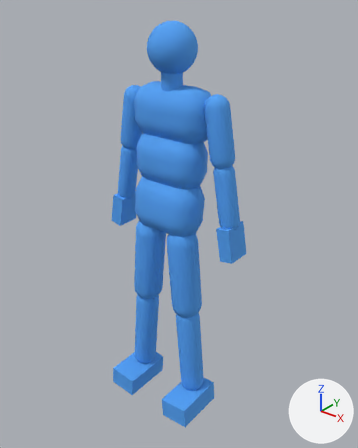
The FBX model newton-4.00/applications/media/walker.fbx: old version first, new version second.
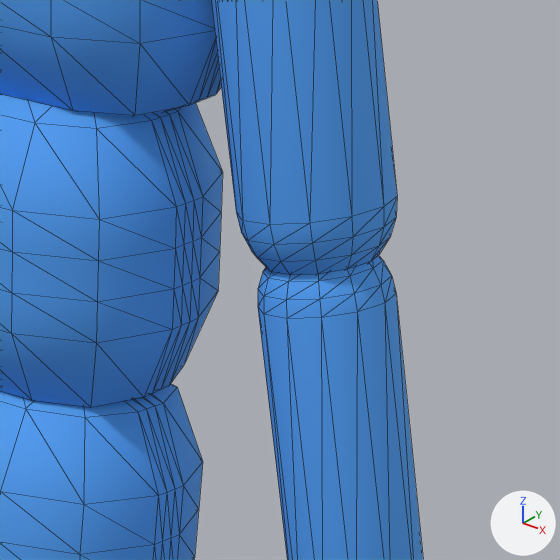
The first picture shows the older version from a 50 mm lens placed at (1.302, -1.573, 1.936), pointed at (0.036, 0.011, 0.955). The close-ups show both versions on the part from 48% to 73% of the width and 28% to 48% of the height of that picture; other places that the commit changed are outside them. Every picture has the same lights, and +X, +Y and +Z are marked at lower right. The close-ups show mesh edges as thin lines. Where no turn or scale is listed for an object, it has been applied to the vertices.

Names of what the first close-up shows: 'Capsule007', 'Capsule008', 'convexhull_0', 'convexhull_001', 'convexhull_002'.
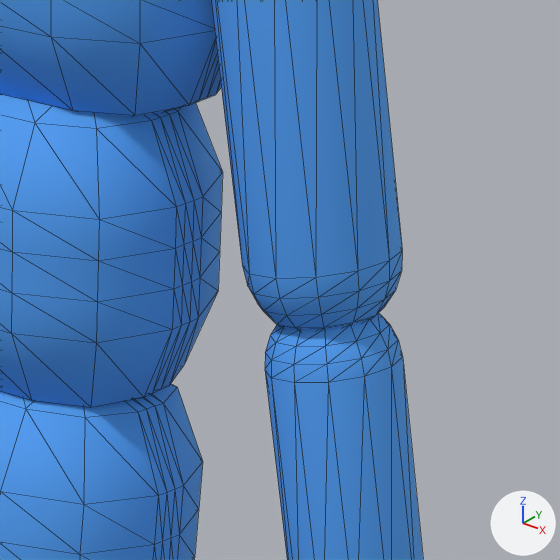
Location of each change, (x1, y1, x2, y2) in pixels of the close-ups (560 x 560 px):
'Capsule007', moved: before (211, 0, 397, 275); after (211, 0, 402, 331)
'Capsule008', reshaped: before (258, 255, 423, 560); after (265, 313, 423, 560)

What the commit changed:
me_mesh_004 has 146 vertices, 288 faces and spans x -1.73..1.73, y -2.78..8.99, z -1.73..1.73.
me_mesh_004 is used by ob_capsule008; parent ob_lhumerus; location (0.0, 0.226, 0.0); scale (-2.54, -2.54, -2.54).
me_mesh_004 part 1: all 73 vertices in x -1.73..1.73, y -2.78..-1.05, z -1.73..1.73 are moved by (0.0, 1.65, 0.0).
Object 'Capsule007' (ob_capsule007) moves from (2.371, 0.0, 0.0) to (5.811, 0.0, 0.0).
